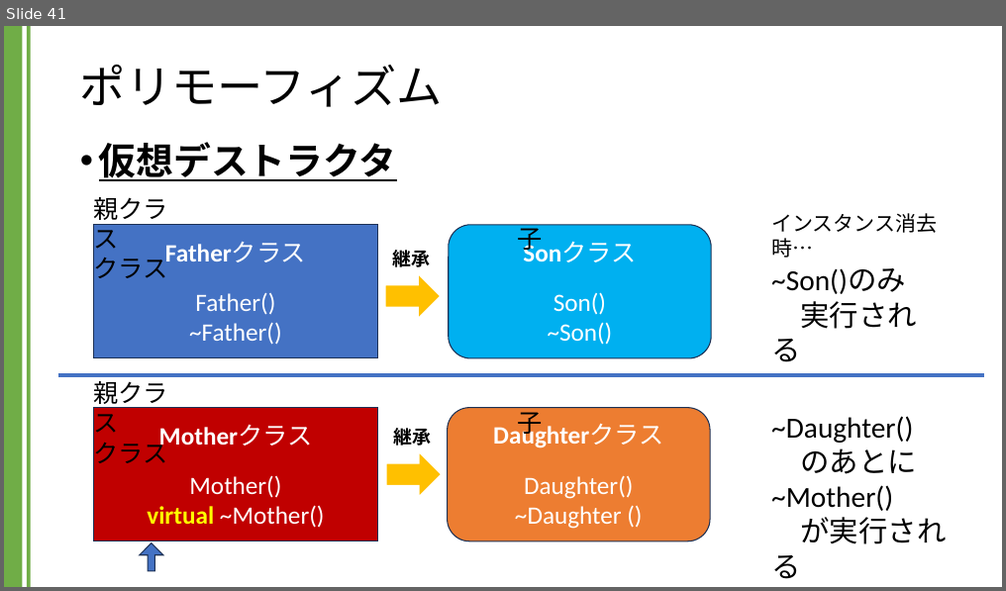
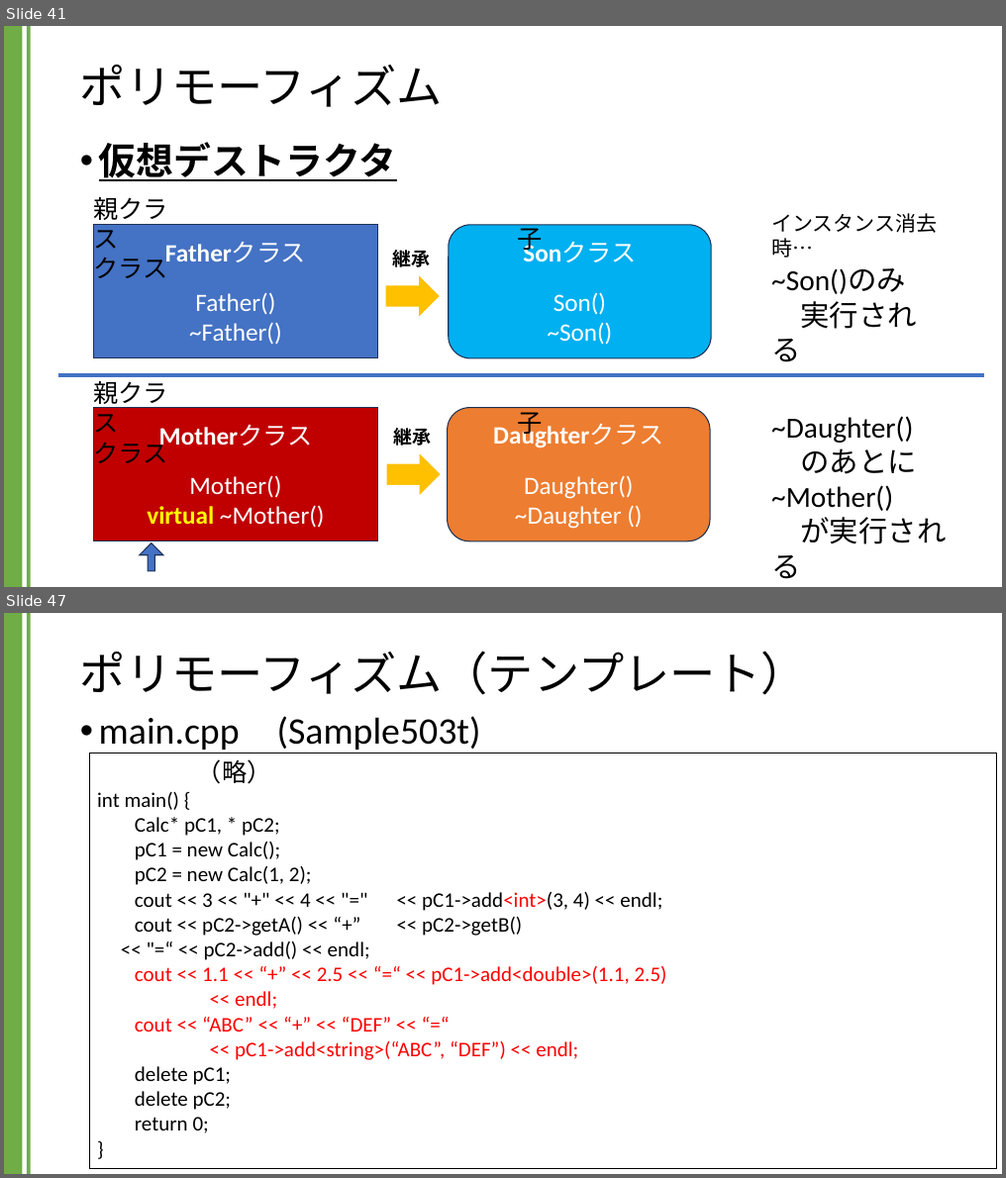
Before and after one commit to kic-murata/cpp2024, a slide deck: 授業資料/講義資料：継承とポリモーフィズム.pptx. Shown one above the other, each under a label of ours: slide 41 before the commit, slides 41 and 47 after it; the slides between them are not shown. The pictures are 1006x591 and 1006x1178 pixels, drawn with LibreOffice and Linux fonts; fonts in the diff are those of the drawing. Boxes give left, top, right and bottom in pixels: in the first picture for what was removed or moved away, otherwise in the second. Text is boxed around its words. In the diff, an @@ line names an element or a change of style, - is before the commit and + after.

```diff
--- a/授業資料/講義資料：継承とポリモーフィズム.pptx
+++ b/授業資料/講義資料：継承とポリモーフィズム.pptx
@@ slide 47 added at <box>4,613,1002,1174</box>, background #FFFFFF; not listed: 2 template elements that a slide beside it also shows @@
@@ title added at <box>80,651,807,695</box>, 44 pt, text #000000 @@
+ポリモーフィズム（テンプレート）
@@ text added at <box>99,716,481,754</box>, 36 pt, text #000000 @@
+• main.cpp (Sample503t)
@@ rectangle added at <box>90,753,997,1168</box>, outline #000000 0.75 pt, 20 pt, text #000000 @@
+（略）
+int main() {
+Calc* pC1, * pC2;
+pC1 = new Calc();
+pC2 = new Calc(1, 2);
+cout << 3 << "+" << 4 << "=" << pC1->add<int>(3, 4) << endl;
+cout << pC2->getA() << “+” << pC2->getB()
+<< "=“ << pC2->add() << endl;
+cout << 1.1 << “+” << 2.5 << “=“ << pC1->add<double>(1.1, 2.5)
+<< endl;
+cout << “ABC” << “+” << “DEF” << “=“
+<< pC1->add<string>(“ABC”, “DEF”) << endl;
+delete pC1;
+delete pC2;
+return 0;
+}
```
Also in this commit, not shown: 1 slide changed, 9 other slides added.
